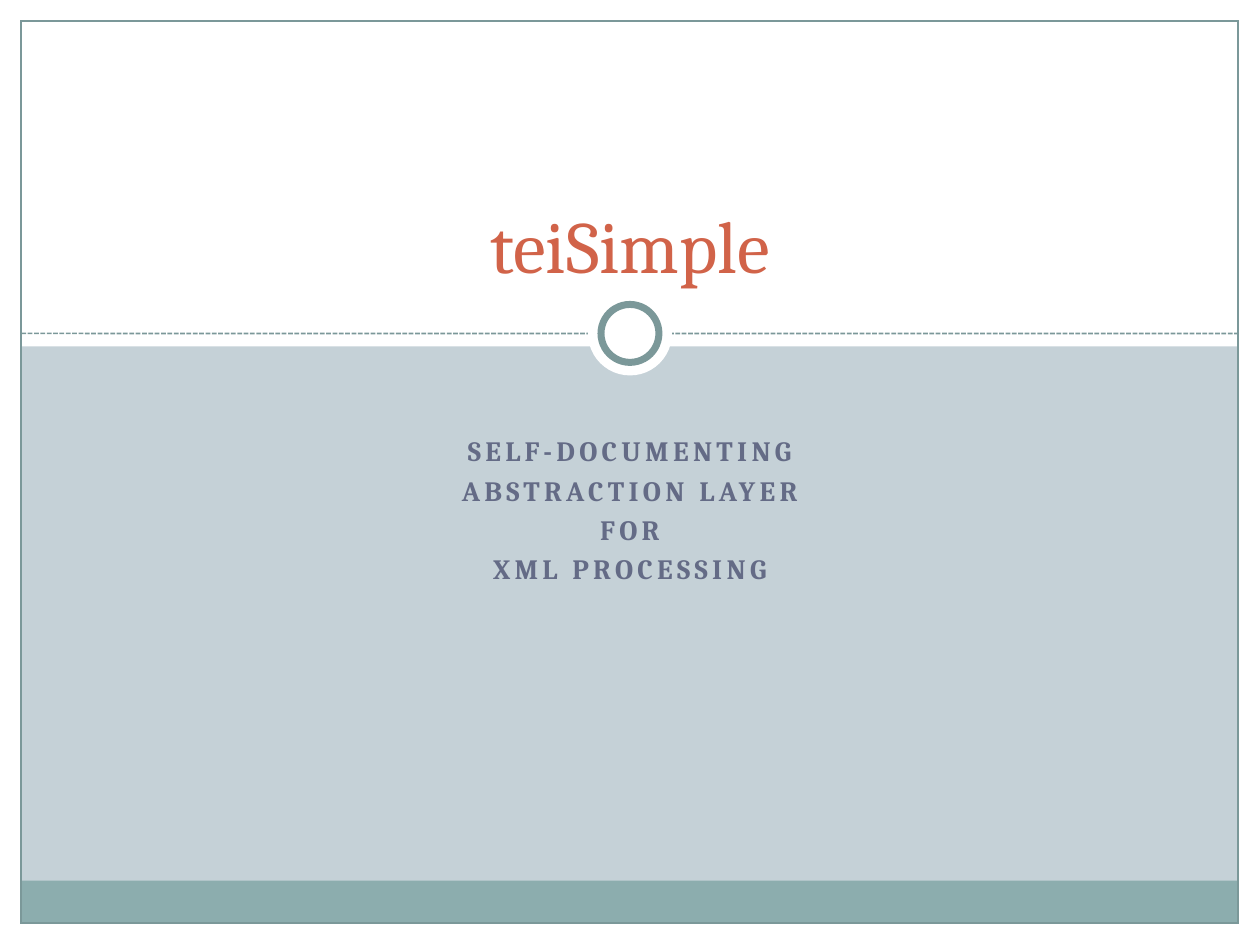
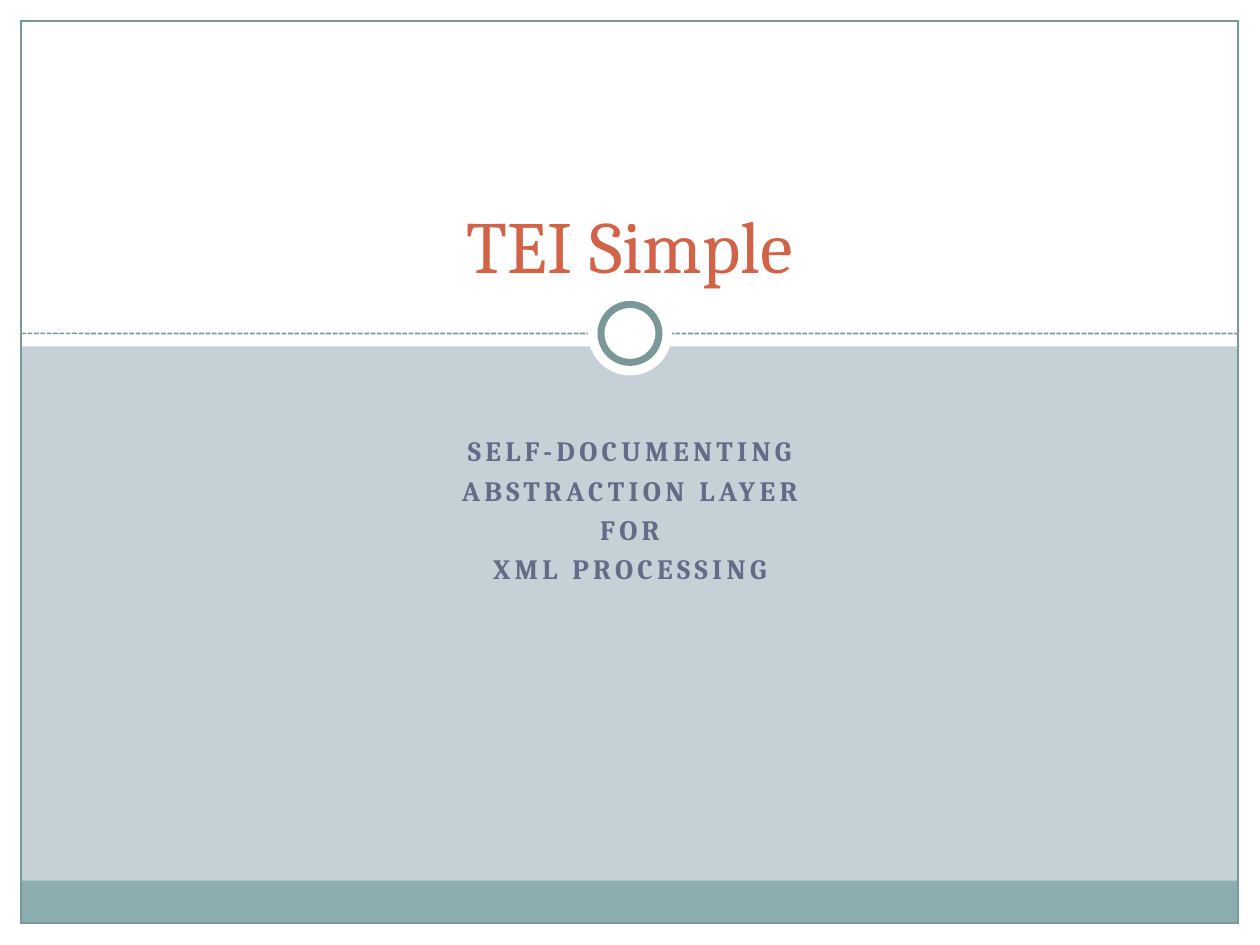
Before and after one commit to TEIC/TEI-Simple, a slide deck: slide 1 of advisory/oxford/teiSimple.pptx. Drawn at 1260x945 pixels with LibreOffice and Linux fonts; fonts in the diff are those of the drawing. Boxes give left, top, right and bottom in pixels: in the first picture for what was removed or moved away, otherwise in the second. Text is boxed around its words. In the diff, an @@ line names an element or a change of style, - is before the commit and + after.

```diff
--- a/advisory/oxford/teiSimple.pptx
+++ b/advisory/oxford/teiSimple.pptx
@@ title at (x1=467, y1=222, x2=793, y2=289): text changed @@
-teiSimple
+TEI Simple
```
Also in this commit, not shown: 8 other slides changed.
